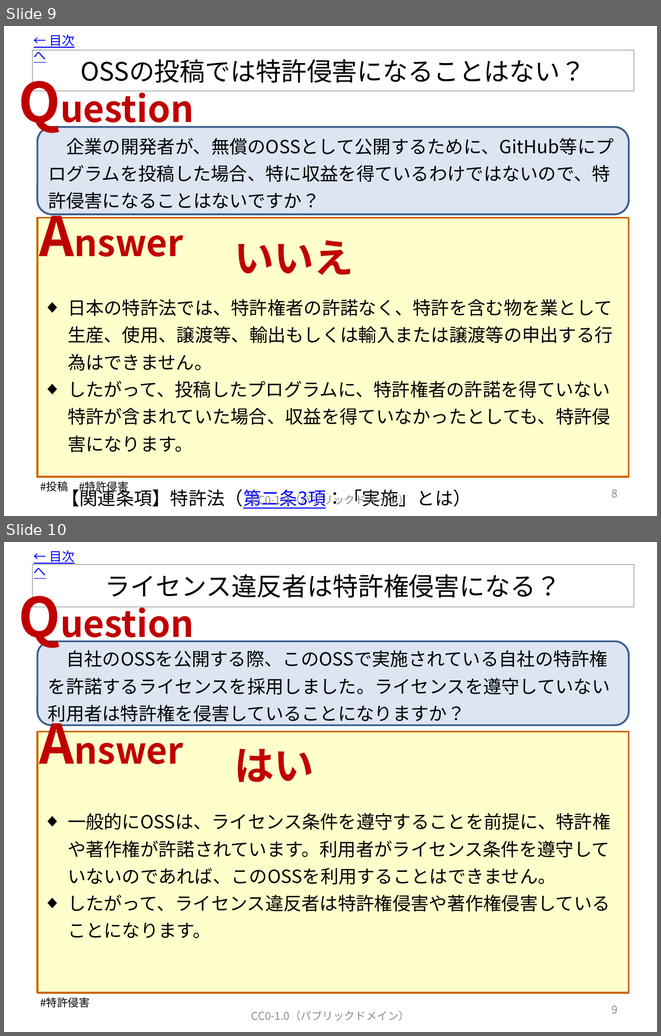
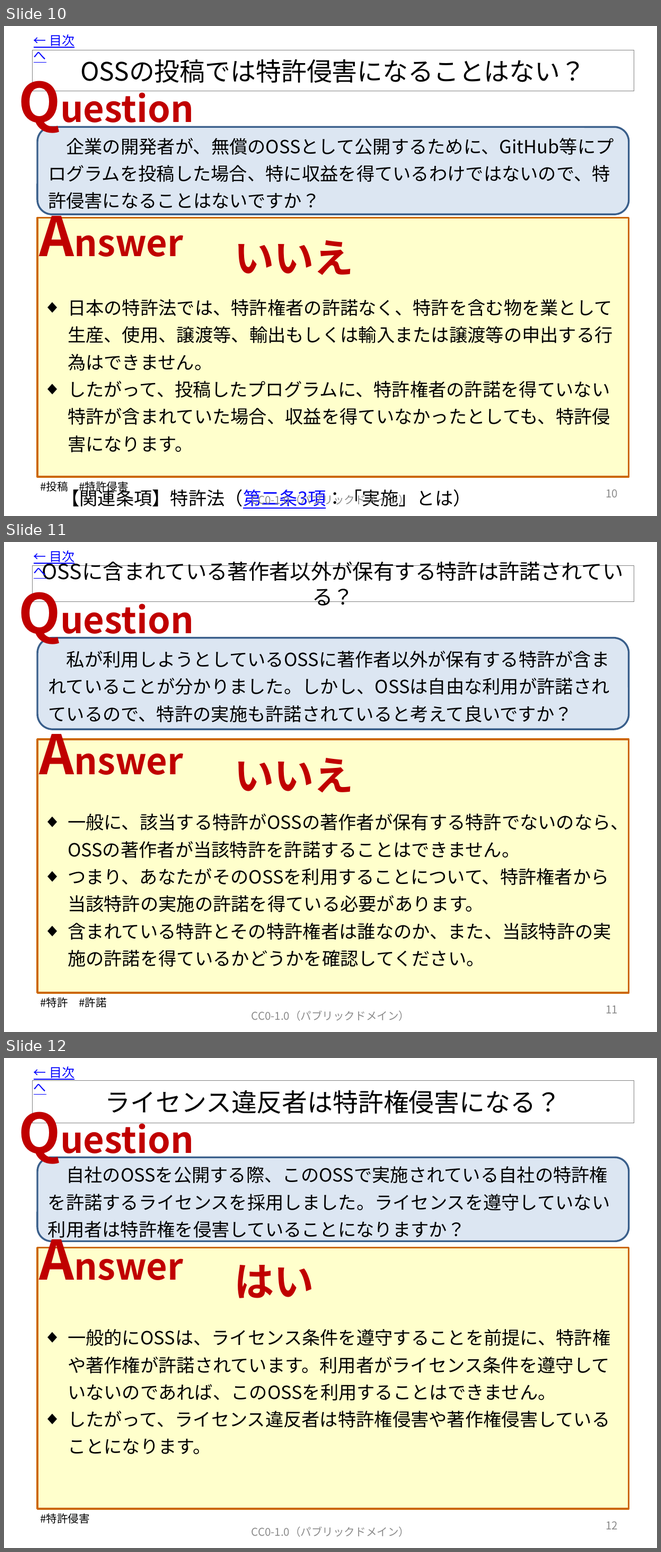
Before and after one commit to OpenChain-Project/OpenChain-JWG, a slide deck: Education_Material/FAQ/OSSライセンス関連でよくある誤解_CC0.pptx. Shown one above the other, each under a label of ours: slides 9 and 10 before the commit, slides 10, 11 and 12 after it. The pictures are 661x1036 and 661x1552 pixels, drawn with LibreOffice and Linux fonts; fonts in the diff are those of the drawing. Boxes give left, top, right and bottom in pixels: in the first picture for what was removed or moved away, otherwise in the second. Text is boxed around its words. In the diff, an @@ line names an element or a change of style, - is before the commit and + after.

```diff
--- a/Education_Material/FAQ/OSSライセンス関連でよくある誤解_CC0.pptx
+++ b/Education_Material/FAQ/OSSライセンス関連でよくある誤解_CC0.pptx
@@ slide 11 added at <box>4,542,657,1032</box>, background #FFFFFF @@
@@ text added at <box>34,550,74,579</box>, 14 pt, text #0000FF, underline @@
+← 目次へ
@@ title added at <box>32,565,634,601</box>, outline #808080 0.75 pt, 23 pt, text #000000 @@
+OSSに含まれている著作者以外が保有する特許は許諾されている？
@@ text added at <box>12,576,212,649</box>, 40 pt, text #C00000, bold @@
+Question
@@ rounded rectangle added at <box>37,638,629,730</box>, fill #DCE6F2, outline #3A5F8C 2 pt, 20 pt, text #000000 @@
+私が利用しようとしているOSSに著作者以外が保有する特許が含まれていることが分かりました。しかし、OSSは自由な利用が許諾されているので、特許の実施も許諾されていると考えて良いですか？
@@ text added at <box>33,717,204,790</box>, 40 pt, text #C00000, bold @@
+Answer
@@ rectangle added at <box>37,739,629,992</box>, fill #FFFFCC, outline #CC6600 2 pt @@
@@ text added at <box>234,758,354,793</box>, 44 pt, text #C00000, bold @@
+いいえ
@@ text added at <box>68,811,629,967</box>, 20 pt, text #000000 @@
+◆ 一般に、該当する特許がOSSの著作者が保有する特許でないのなら、OSSの著作者が当該特許を許諾することはできません。
+◆ つまり、あなたがそのOSSを利用することについて、特許権者から当該特許の実施の許諾を得ている必要があります。
+◆ 含まれている特許とその特許権者は誰なのか、また、当該特許の実施の許諾を得ているかどうかを確認してください。
@@ text added at <box>40,997,106,1007</box>, 12 pt, text #000000 @@
+#特許 #許諾
@@ text added at <box>252,1010,409,1021</box>, 12 pt, text #8C8C8C @@
+CC0-1.0（パブリックドメイン）
@@ page number added at <box>606,1005,618,1013</box>, 12 pt, text #8C8C8C @@
+11
@@ what was slide 9 is now slide 10 @@
@@ page number at <box>606,489,618,497</box>: text changed @@
-8
+10
@@ what was slide 10 is now slide 12 @@
@@ page number at <box>606,1521,618,1529</box>: text changed @@
-9
+12
```
Also in this commit, not shown: 3 slides changed, 5 other slides added, 1 other file.
